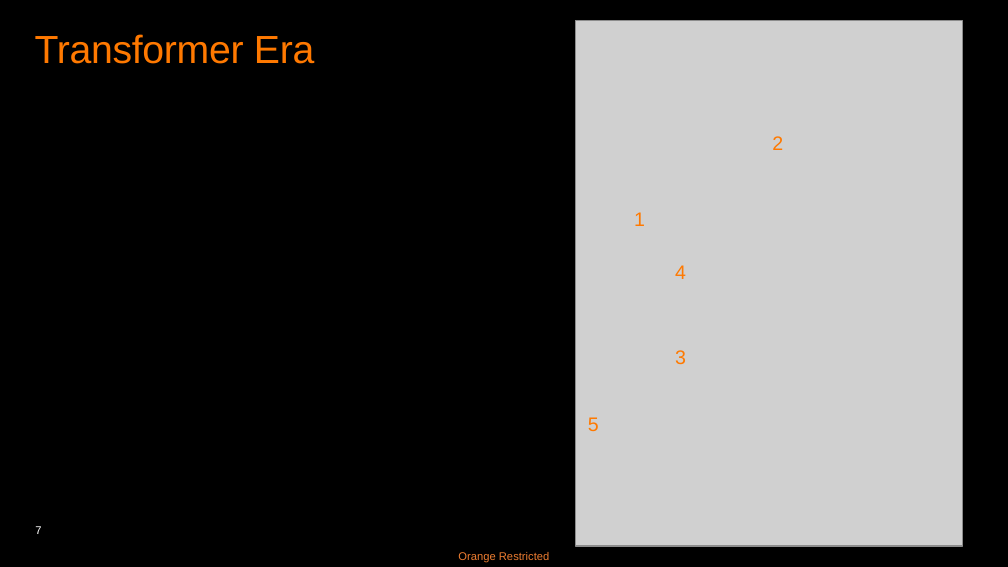
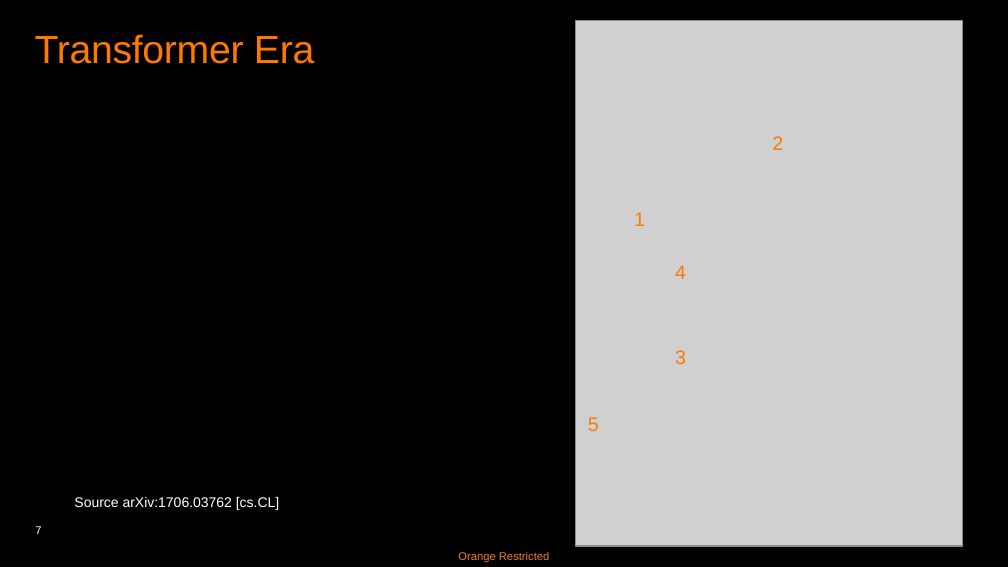
Before and after one commit to basavyr/peft-training, a slide deck: slide 7 of presentation/LORA-RPoenaru.pptx. Drawn at 1008x567 pixels with LibreOffice and Linux fonts; fonts in the diff are those of the drawing; grey boxes stand for pictures. Boxes give left, top, right and bottom in pixels: in the first picture for what was removed or moved away, otherwise in the second. Text is boxed around its words. In the diff, an @@ line names an element or a change of style, - is before the commit and + after.

```diff
--- a/presentation/LORA-RPoenaru.pptx
+++ b/presentation/LORA-RPoenaru.pptx
@@ text added at [74,497,279,510], 10 pt, text #FFFFFF @@
+Source arXiv:1706.03762 [cs.CL]
```
Also in this commit, not shown: 5 other slides changed, 1 slide added.
